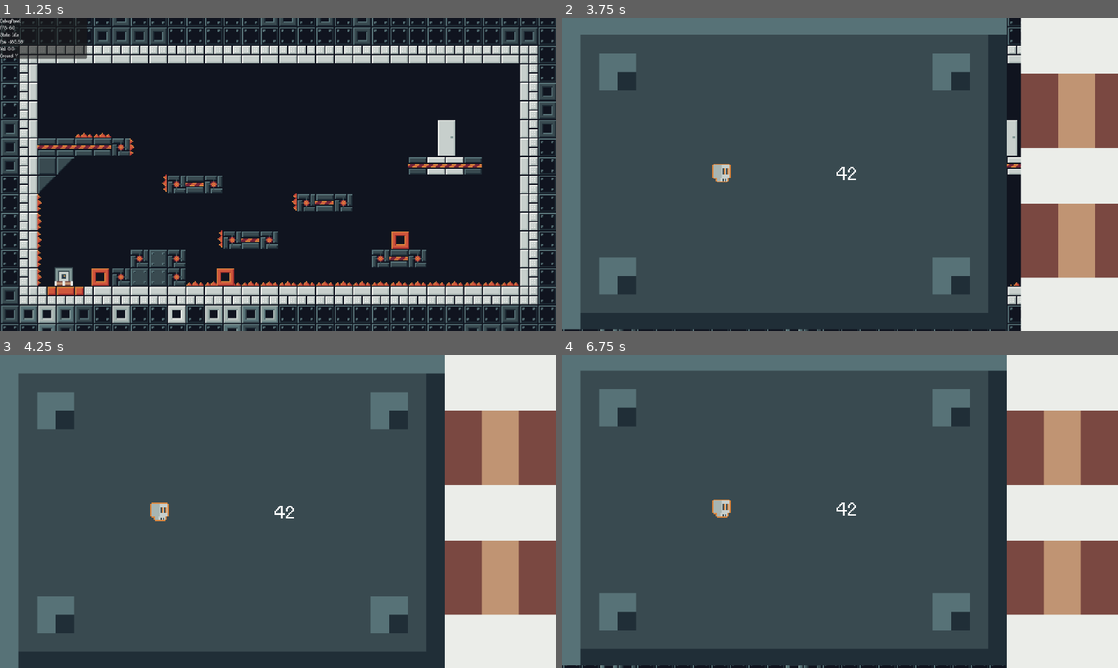
Above: before the commit, frames 1-4 (two rows, left to right).
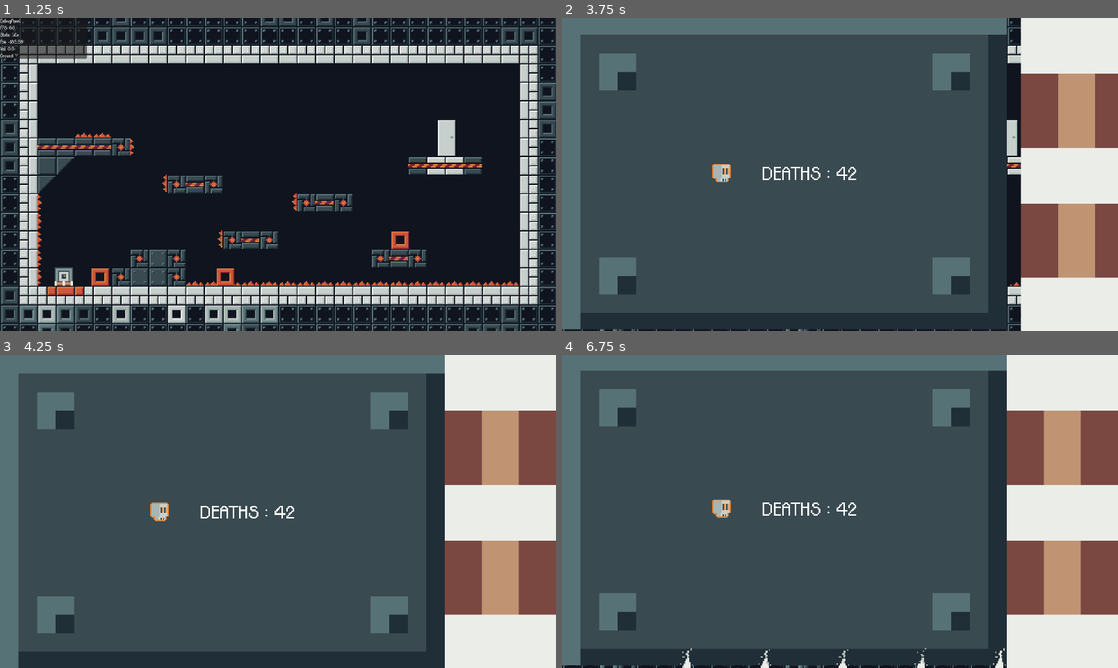
Above: after the commit, the same moments.

Repository: LeZellus/pistonprecision
Game: Godot game, scene res://scenes/worlds/MainScene.tscn
Same seed, same stepped clock (60 frames per second), same inputs: the game is played once before the commit and once after it.
Inputs:
- Up to frame 1 (1.25 s): click "Play" at 0.5 s
- Up to frame 2 (3.75 s): tap Enter (ui_accept) at 1.25 s; hold D (move_right) 1.28-2.78 s; tap Space (jump) at 1.52, 2.27 s; hold A (move_left) 2.78-3.53 s; hold D (move_right) from 3.53 s (still down)
- Up to frame 3 (4.25 s): keep holding D (move_right); tap Space (jump) at 3.77 s
- Up to frame 4 (6.75 s): tap Space (jump) at 4.52, 5.27 s; release D (move_right) at 5.03 s; hold A (move_left) 5.03-5.78 s; hold D (move_right) 5.78-6.53 s; hold A (move_left) from 6.53 s (still down)

Frame 1 is identical in both runs. In frame 2, 0.2% of the frame differs, in the area x 36-53%, y 47-52%; in frame 3, 0.2%; in frame 4, 0.5%, in the area x 21-80%, y 47-100%.

Commit message:
add particle to death transition

Diff:
--- a/resources/player_stats/PlayerAnimation.tres
+++ b/resources/player_stats/PlayerAnimation.tres
@@ -174,9 +174,9 @@
 atlas = ExtResource("1_m66vt")
 region = Rect2(32, 32, 32, 32)
 
-[sub_resource type="AtlasTexture" id="AtlasTexture_aor8r"]
-atlas = ExtResource("1_m66vt")
-region = Rect2(0, 96, 32, 32)
+[sub_resource type="AtlasTexture" id="AtlasTexture_vlitv"]
+atlas = ExtResource("1_m66vt")
+region = Rect2(0, 0, 32, 32)
 
 [resource]
 animations = [{
@@ -336,7 +336,7 @@
 }, {
 "frames": [{
 "duration": 1.0,
-"texture": SubResource("AtlasTexture_aor8r")
+"texture": SubResource("AtlasTexture_vlitv")
 }],
 "loop": true,
 "name": &"Run",
--- /dev/null
+++ b/scenes/effects/particles/RockMenuParticle.tscn
@@ -0,0 +1,22 @@
+[gd_scene load_steps=4 format=3 uid="uid://c1q1t814xp033"]
+
+[ext_resource type="Texture2D" uid="uid://bpsq27u07887h" path="res://assets/sprites/ui/Rock_Menu_Particle.png" id="1_tovr0"]
+
+[sub_resource type="CanvasItemMaterial" id="CanvasItemMaterial_g8htg"]
+particles_animation = true
+particles_anim_h_frames = 8
+particles_anim_v_frames = 1
+particles_anim_loop = false
+
+[sub_resource type="ParticleProcessMaterial" id="ParticleProcessMaterial_x1q15"]
+particle_flag_disable_z = true
+gravity = Vector3(0, 0, 0)
+anim_speed_max = 1.0
+
+[node name="GPUParticles2D" type="GPUParticles2D"]
+material = SubResource("CanvasItemMaterial_g8htg")
+emitting = false
+amount = 1
+process_material = SubResource("ParticleProcessMaterial_x1q15")
+texture = ExtResource("1_tovr0")
+one_shot = true
--- a/scenes/player/Player.tscn
+++ b/scenes/player/Player.tscn
@@ -24,7 +24,7 @@
 
 [node name="AnimatedSprite2D" type="AnimatedSprite2D" parent="."]
 sprite_frames = ExtResource("2_kqkg1")
-animation = &"Death"
+animation = &"Run"
 
 [node name="StateMachine" type="Node" parent="."]
 script = ExtResource("3_jbs4w")
--- a/scripts/managers/DeathTransitionManager.gd
+++ b/scripts/managers/DeathTransitionManager.gd
@@ -60,7 +60,7 @@
 	piston_sprite.position = Vector2(SCREEN_WIDTH + PISTON_TOTAL_WIDTH, SCREEN_HEIGHT / 2)
 	piston_sprite.visible = false
 
-	# Initialiser le label si il existe
+	# Initialiser le label si il existe (sans toucher au layout)
 	if death_count_label:
 		death_count_label.visible = false
 		print("✅ DeathCountLabel trouvé et initialisé")
@@ -89,17 +89,17 @@
 	_phase_3_cleanup()
 
 func _update_death_count():
-	"""Met à jour l'affichage du compteur de morts"""
+	"""Met à jour SEULEMENT le texte du compteur de morts"""
 	if not death_count_label:
 		print("⚠️ DeathCountLabel non trouvé!")
 		return
 
 	var game_manager = get_node_or_null("/root/GameManager")
 	if game_manager and "death_count" in game_manager:
-		death_count_label.text = str(game_manager.death_count)
+		death_count_label.text = "DEATHS : " + str(game_manager.death_count)
 		print("💀 Compteur mis à jour: ", game_manager.death_count)
 	else:
-		death_count_label.text = "42"  # Placeholder
+		death_count_label.text = "DEATHS : 42"  # Placeholder
 		print("💀 Placeholder utilisé: 42")
 
 func _phase_1_rock_falls_and_piston_arrives():
@@ -111,7 +111,7 @@
 	rock_sprite.position.x = ROCK_SIZE.x / 2  # Centré horizontalement
 	rock_sprite.position.y = -ROCK_SIZE.y / 2  # Hors écran en haut
 
-	# === AFFICHAGE DU COMPTEUR (suit automatiquement le rocher) ===
+	# === AFFICHAGE DU COMPTEUR (la scène gère le positionnement) ===
 	if death_count_label:
 		death_count_label.visible = true
 
@@ -132,6 +132,8 @@
 	fall_tween.tween_callback(func():
 		print("🎵 Son d'impact du rocher")
 		AudioManager.play_sfx("ui/transition/impact", 1.0)
+		# Particules GPU au bas de l'écran SEULEMENT à l'impact rocher
+		_create_ground_particles()
 	)
 
 	# Retombée
@@ -142,9 +144,6 @@
 	# Petit rebond final
 	fall_tween.tween_property(rock_sprite, "position:y", final_y - 15, 0.05)
 	fall_tween.tween_property(rock_sprite, "position:y", final_y, 0.05)
-
-	# Son d'impact
-
 
 	# === ANIMATION DU PISTON EN PARALLÈLE ===
 	# Démarrer le slide du piston après 0.3s de chute du rocher
@@ -201,6 +200,7 @@
 	# Son de frappe + effets au moment de l'impact
 	strike_tween.tween_callback(func():
 		AudioManager.play_sfx("ui/transition/impact", 1.0)
+		# PLUS de particules pour l'impact piston
 		# Lancer l'animation du rocher après l'impact
 		_animate_rock_exit()
 	)
@@ -257,3 +257,72 @@
 func start_death_transition_immediate():
 	"""Version sans délai (ancien comportement)"""
 	start_death_transition(3.0, 0.0)
+
+# === SYSTÈME DE PARTICULES GPU ===
+const SMOKE_PARTICLE_SCENE = preload("res://scenes/effects/particles/RockMenuParticle.tscn")
+
+func _create_ground_particles(explosive: bool = false):
+	"""Crée vos particules GPU au bas de l'écran UNIQUEMENT pour l'impact rocher"""
+	var particle_count = 5  # Seulement impact rocher
+
+	# Position fixe au bas de l'écran, centrée sur la largeur du piston
+	var base_position = Vector2(SCREEN_WIDTH / 2, SCREEN_HEIGHT - 20)  # Tout en bas
+
+	print("🎆 Création de ", particle_count, " particules GPU à la position : ", base_position)
+
+	for i in range(particle_count):
+		var particle_instance = SMOKE_PARTICLE_SCENE.instantiate()
+
+		# Répartir uniformément sur la largeur du piston
+		var spread_ratio = float(i) / float(particle_count - 1)
+		var offset_x = (spread_ratio - 0.5) * PISTON_SIZE.x
+		particle_instance.position = base_position + Vector2(offset_x, 0)
+
+		# Z-index élevé
+		particle_instance.z_index = 1000
+
+		print("🎆 Particule ", i, " créée à la position : ", particle_instance.position)
+
+		# Ajouter à la scène
+		canvas_layer.add_child(particle_instance)
+
+		# Votre nœud racine EST le GPUParticles2D
+		if particle_instance is GPUParticles2D:
+			var gpu_particles = particle_instance as GPUParticles2D
+			print("✅ GPUParticles2D racine trouvé, démarrage...")
+
+			# FORCER One Shot par code (même si coché dans l'éditeur)
+			gpu_particles.emitting = false
+			gpu_particles.one_shot = true
+			gpu_particles.amount = 50
+			gpu_particles.lifetime = 2.0
+
+			# Méthode alternative pour forcer One Shot
+			await get_tree().process_frame
+			gpu_particles.emitting = true
+
+			print("🎆 Émission One Shot démarrée pour particule ", i)
+		else:
+			print("❌ Le nœud racine n'est pas un GPUParticles2D")
+
+		# Auto-destruction après la durée de vie des particules
+		var cleanup_timer = get_tree().create_timer(3.0)
+		cleanup_timer.timeout.connect(particle_instance.queue_free)
+
+func _start_particle(gpu_particles: GPUParticles2D):
+	"""Démarre une particule One Shot après la création"""
+	gpu_particles.emitting = false
+	gpu_particles.restart()
+	gpu_particles.emitting = true
+
+func _find_gpu_particles_recursive(node: Node) -> GPUParticles2D:
+	"""Recherche récursive d'un GPUParticles2D dans toute la hiérarchie"""
+	if node is GPUParticles2D:
+		return node as GPUParticles2D
+
+	for child in node.get_children():
+		var result = _find_gpu_particles_recursive(child)
+		if result:
+			return result
+
+	return null
Binary file added: assets/sprites/ui/Rock_Menu_Particle.png
Not shown, added: assets/sprites/ui/Rock_Menu_Particle.png.import
